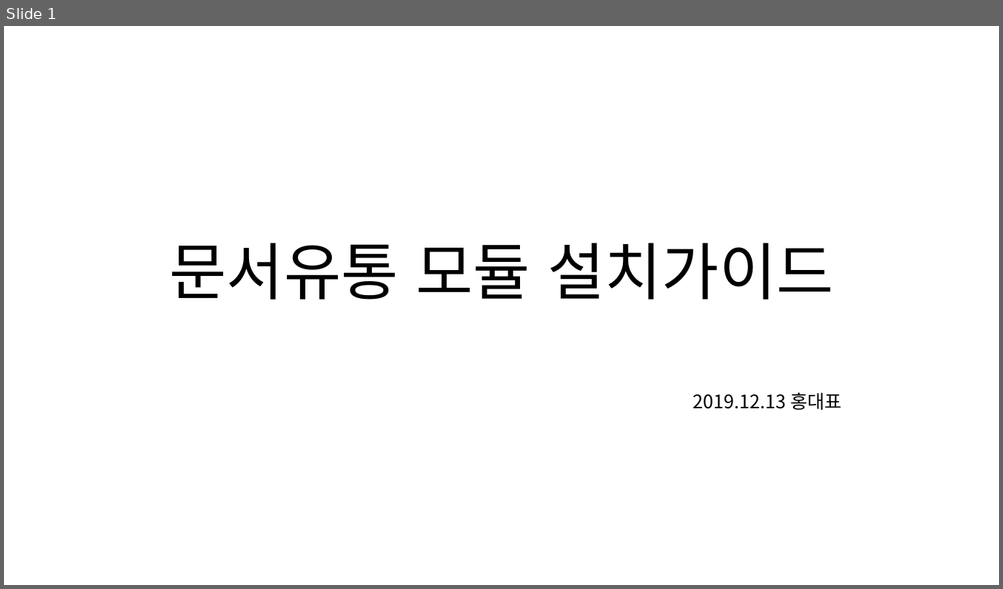
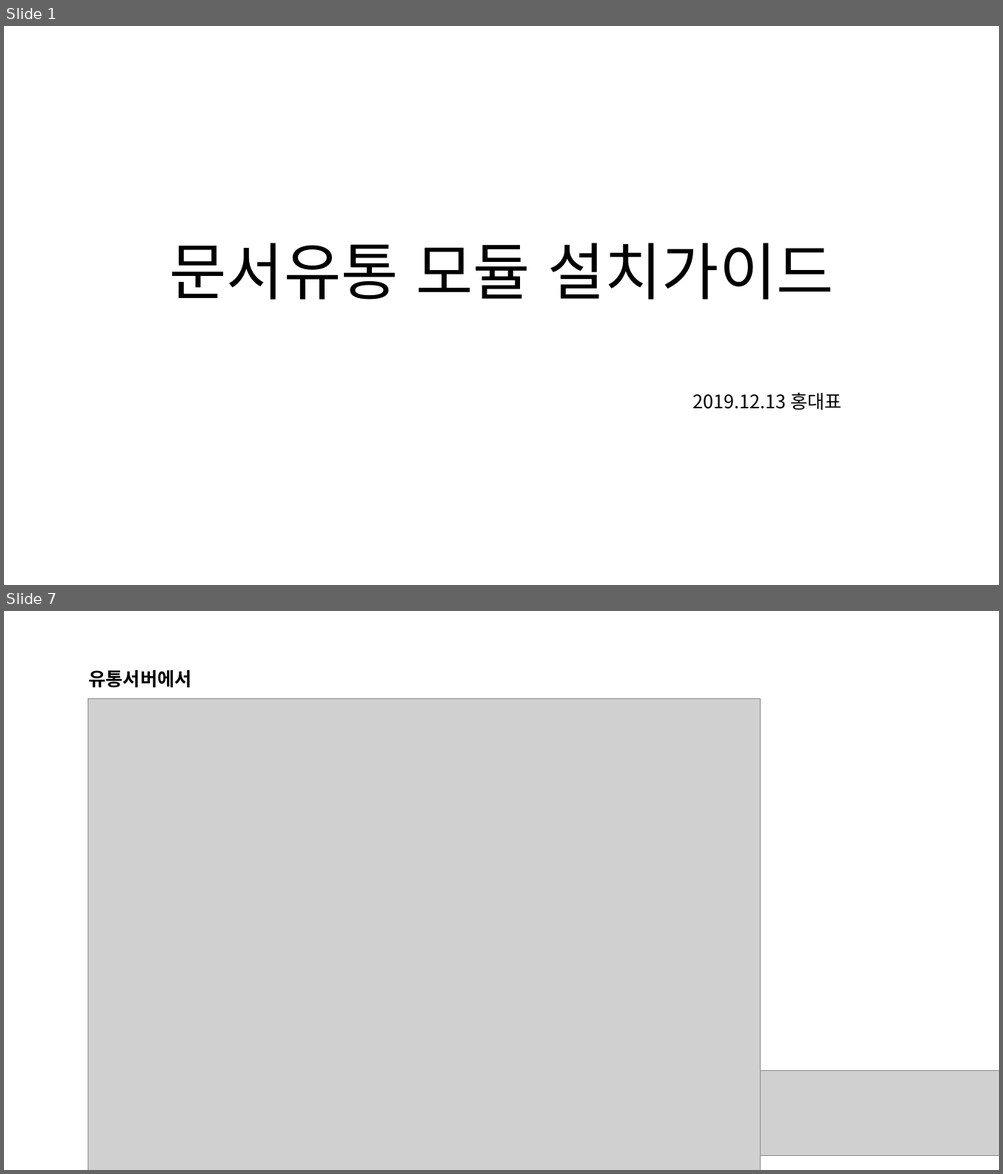
Before and after one commit to Shim8934/refactor_ezFlow4Java, a slide deck: docs/tech/ezApprovalG/문서유통 설치/문서유통 모듈 설치가이드.pptx. Shown one above the other, each under a label of ours: slide 1 before the commit, slides 1 and 7 after it; the slides between them are not shown. The pictures are 1003x589 and 1003x1174 pixels, drawn with LibreOffice and Linux fonts; fonts in the diff are those of the drawing; grey boxes stand for pictures. Boxes give left, top, right and bottom in pixels: in the first picture for what was removed or moved away, otherwise in the second. Text is boxed around its words. In the diff, an @@ line names an element or a change of style, - is before the commit and + after.

Commit message:
문서유통 설치가이드 수정.

```diff
--- a/docs/tech/ezApprovalG/문서유통 설치/문서유통 모듈 설치가이드.pptx
+++ b/docs/tech/ezApprovalG/문서유통 설치/문서유통 모듈 설치가이드.pptx
@@ slide 7 added at (4, 611, 999, 1170), background #FFFFFF @@
@@ text added at (88, 670, 191, 688), 18 pt, text #000000, bold @@
+유통서버에서
@@ picture added at (88, 699, 760, 1170) @@
@@ picture added at (733, 1071, 999, 1156) @@
```
Also in this commit, not shown: 5 slides changed, 6 other slides added.
